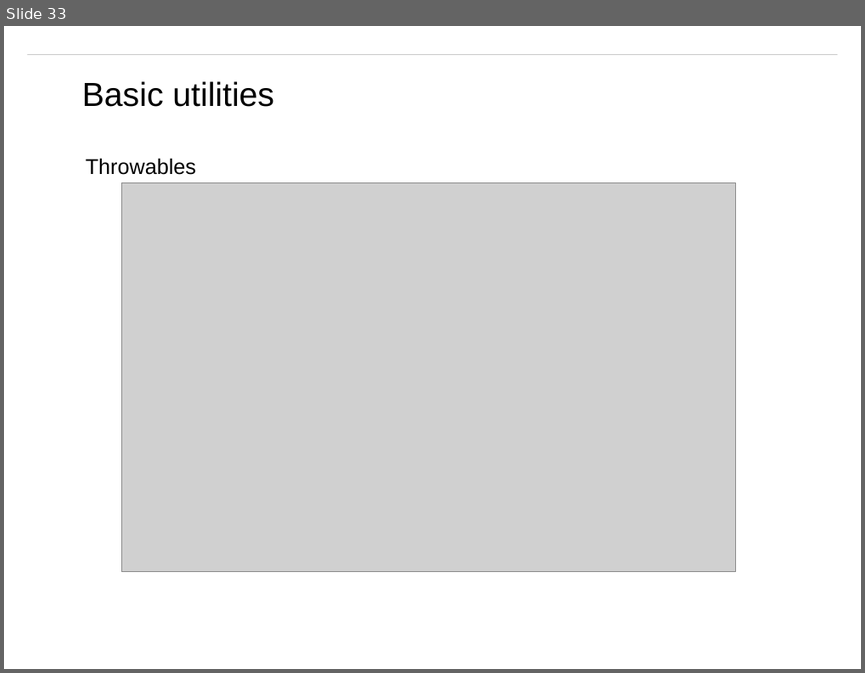
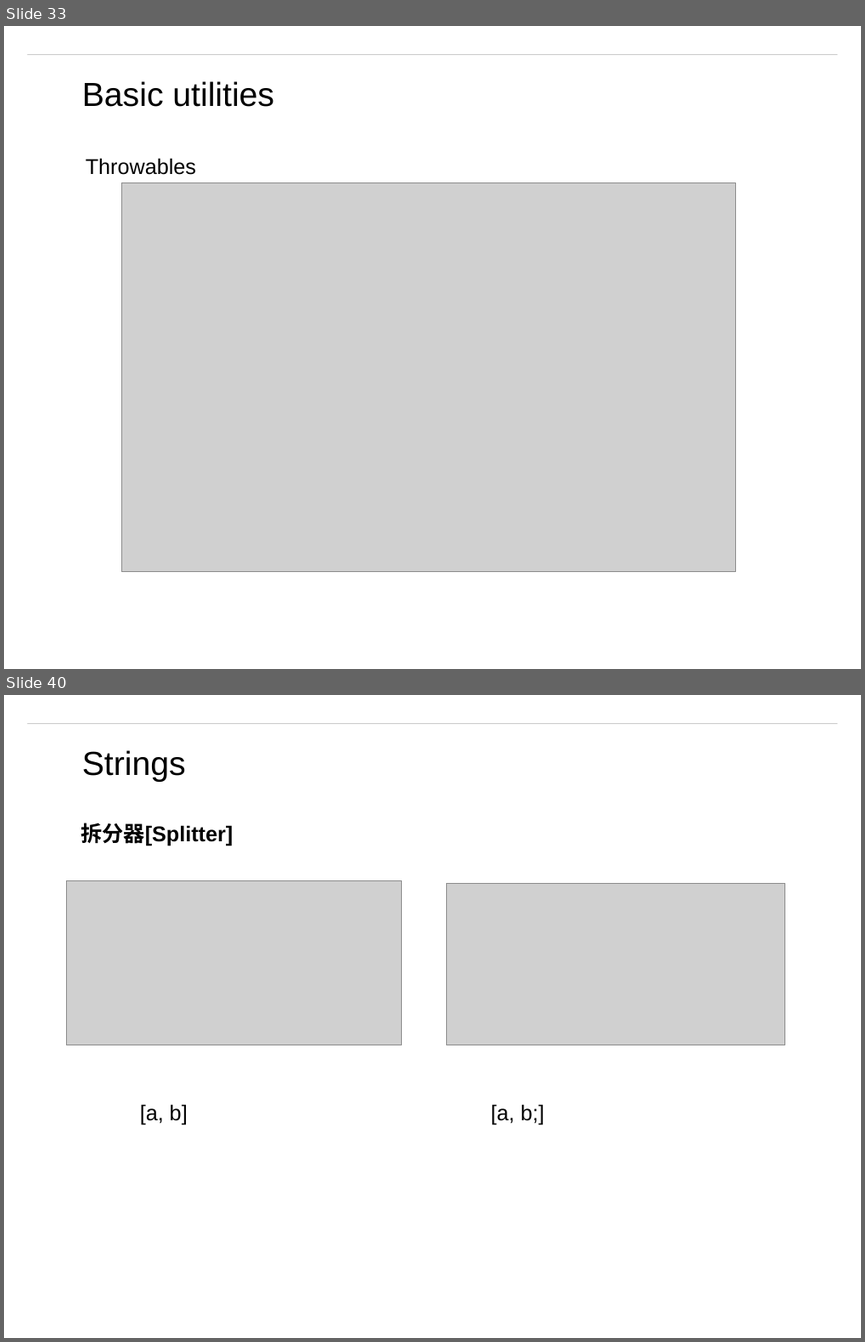
Before and after one commit to matt19870107/Guava, a slide deck: Guava.pptx. Shown one above the other, each under a label of ours: slide 33 before the commit, slides 33 and 40 after it; the slides between them are not shown. The pictures are 865x673 and 865x1342 pixels, drawn with LibreOffice and Linux fonts; fonts in the diff are those of the drawing; grey boxes stand for pictures; background and template pictures are left out. Boxes give left, top, right and bottom in pixels: in the first picture for what was removed or moved away, otherwise in the second. Text is boxed around its words. In the diff, an @@ line names an element or a change of style, - is before the commit and + after.

Commit message:
splitter

```diff
--- a/Guava.pptx
+++ b/Guava.pptx
@@ slide 40 added at <box>4,695,861,1338</box>, background #FFFFFF; not listed: 1 template element that a slide beside it also shows @@
@@ text added at <box>82,750,186,782</box>, 28 pt, text #000000 @@
+Strings
@@ text added at <box>80,823,233,846</box>, 18 pt, text #000000, bold @@
+拆分器[Splitter]
@@ picture added at <box>67,881,402,1045</box> @@
@@ picture added at <box>447,884,785,1045</box> @@
@@ text added at <box>140,1104,188,1125</box>, 18 pt, text #000000 @@
+[a, b]
@@ text added at <box>491,1104,545,1125</box>, 18 pt, text #000000 @@
+[a, b;]
```
Also in this commit, not shown: 1 slide changed, 7 other slides added, 7 other files.
